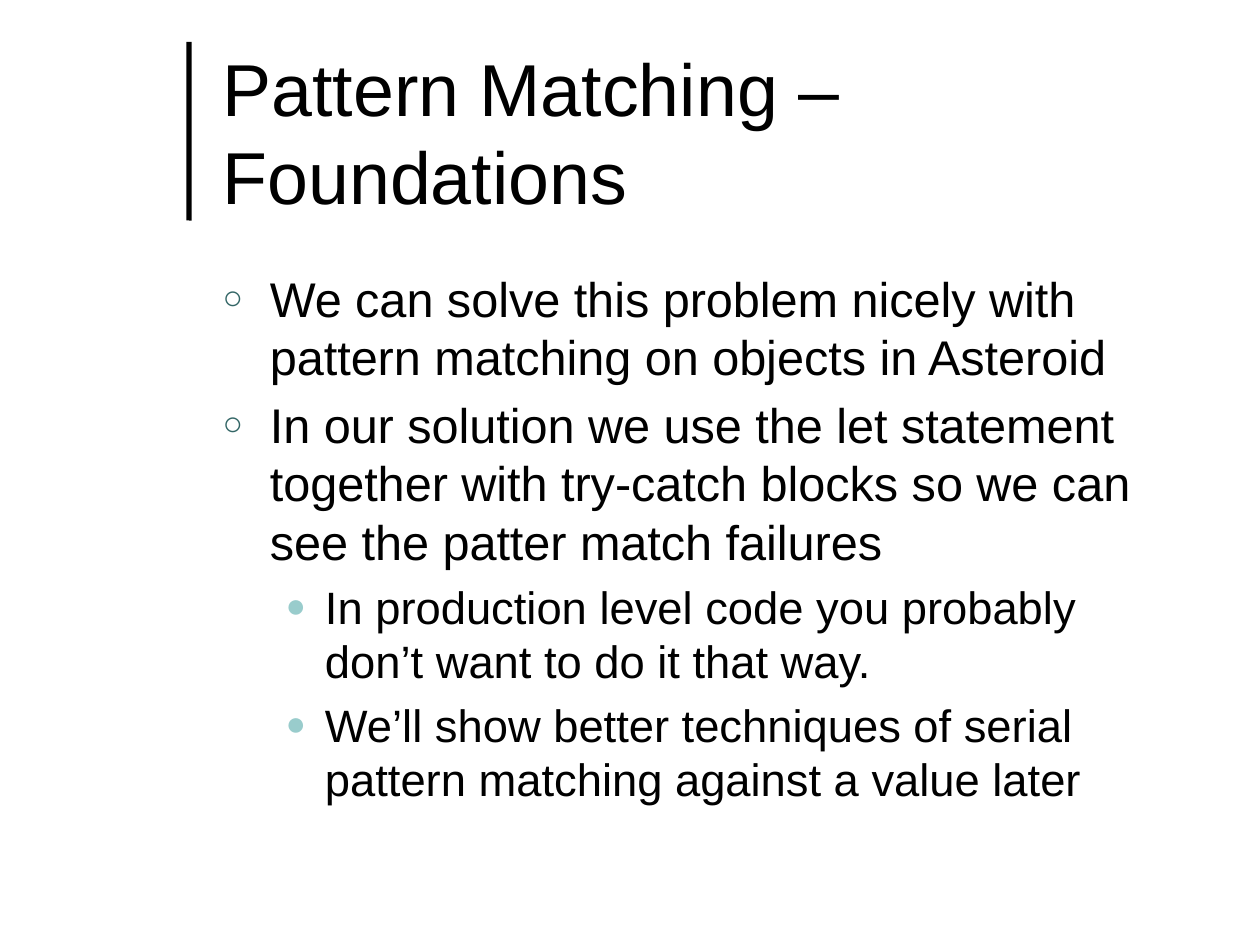
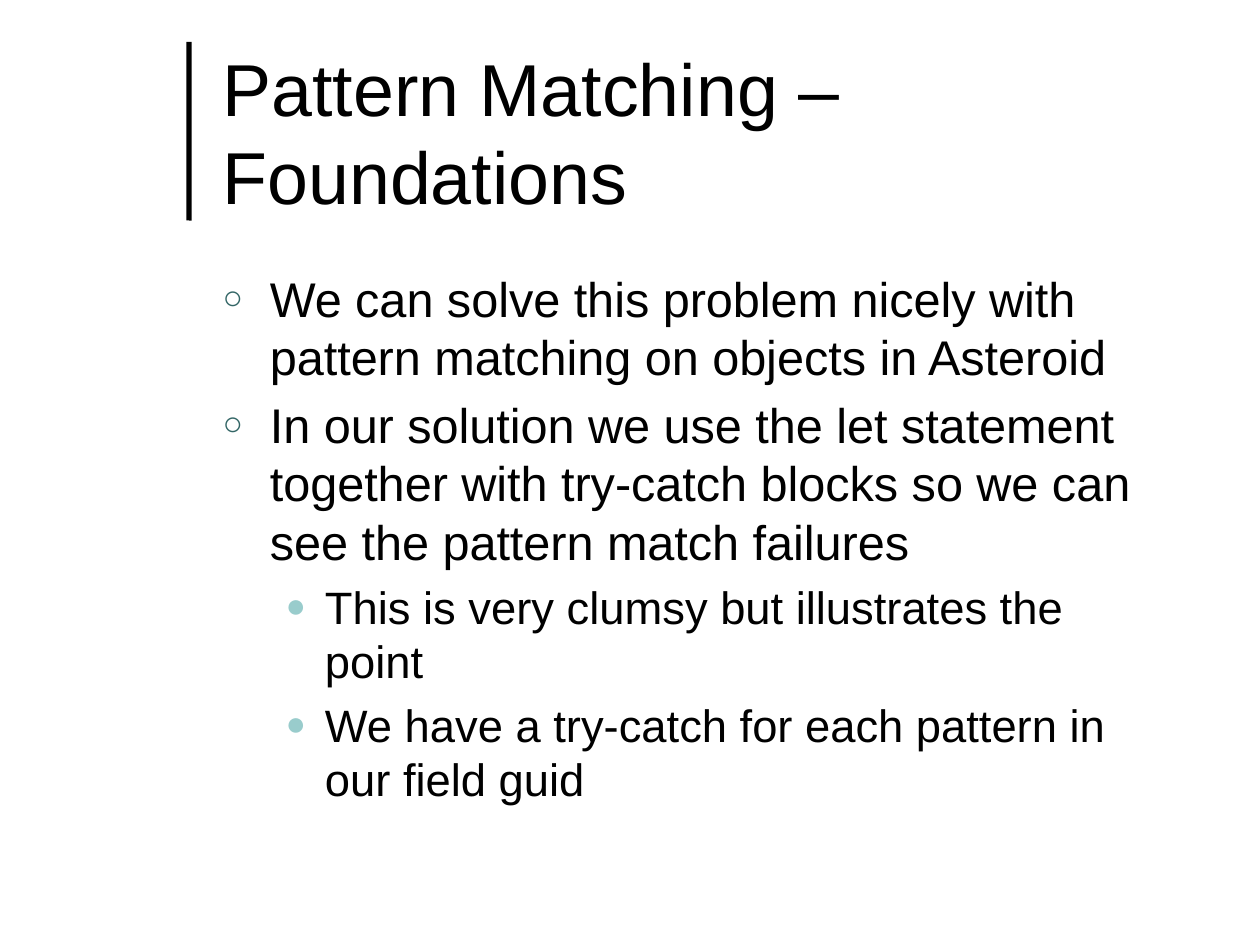
Before and after one commit to lutzhamel/CSC493, a slide deck: slide 8 of notes/csc493-ln004.pptx. Drawn at 1260x945 pixels with LibreOffice and Linux fonts; fonts in the diff are those of the drawing; background and template pictures are left out. Boxes give left, top, right and bottom in pixels: in the first picture for what was removed or moved away, otherwise in the second. Text is boxed around its words. In the diff, an @@ line names an element or a change of style, - is before the commit and + after.

```diff
--- a/notes/csc493-ln004.pptx
+++ b/notes/csc493-ln004.pptx
@@ text at (x1=270, y1=407, x2=1130, y2=806): text changed; size 25.9 to 27.8 pt @@
-○ In our solution we use the let statement together with try-catch blocks so we can see the patter match failures
-  ● In production level code you probably don’t want to do it that way.
-  ● We’ll show better techniques of serial pattern matching against a value later
+○ In our solution we use the let statement together with try-catch blocks so we can see the pattern match failures
+  ● This is very clumsy but illustrates the point
+  ● We have a try-catch for each pattern in our field guid
```
Also in this commit, not shown: 1 other slide changed, 2 slides added, 5 other files.
